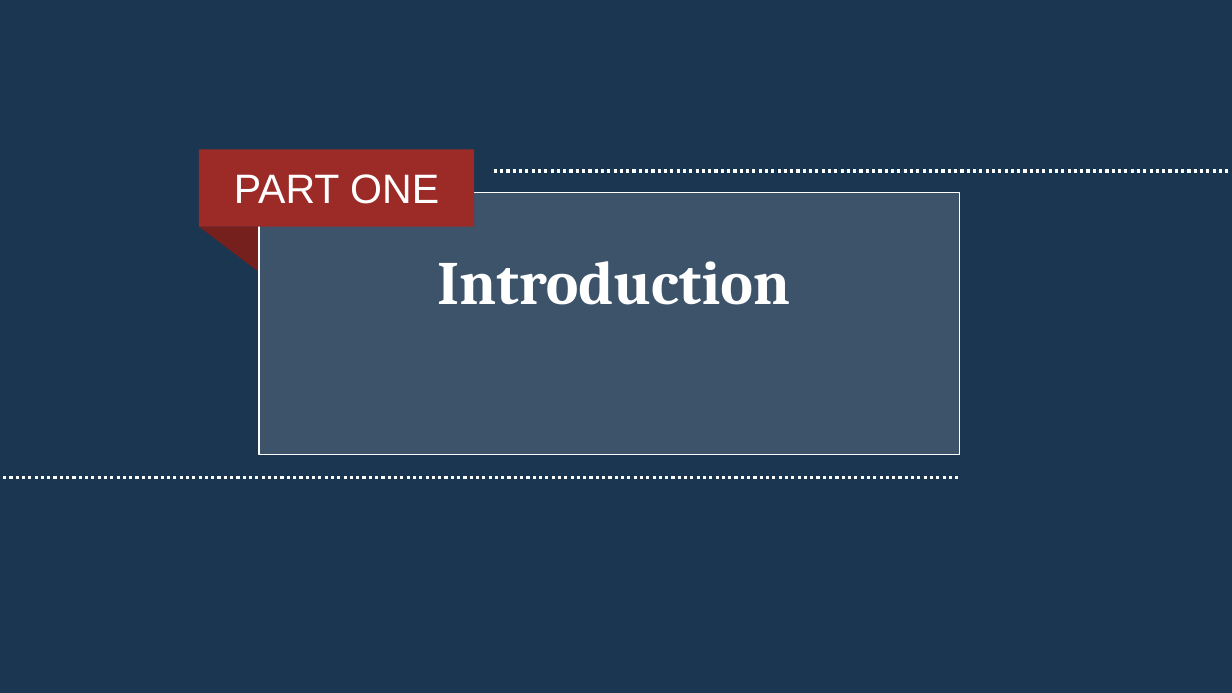
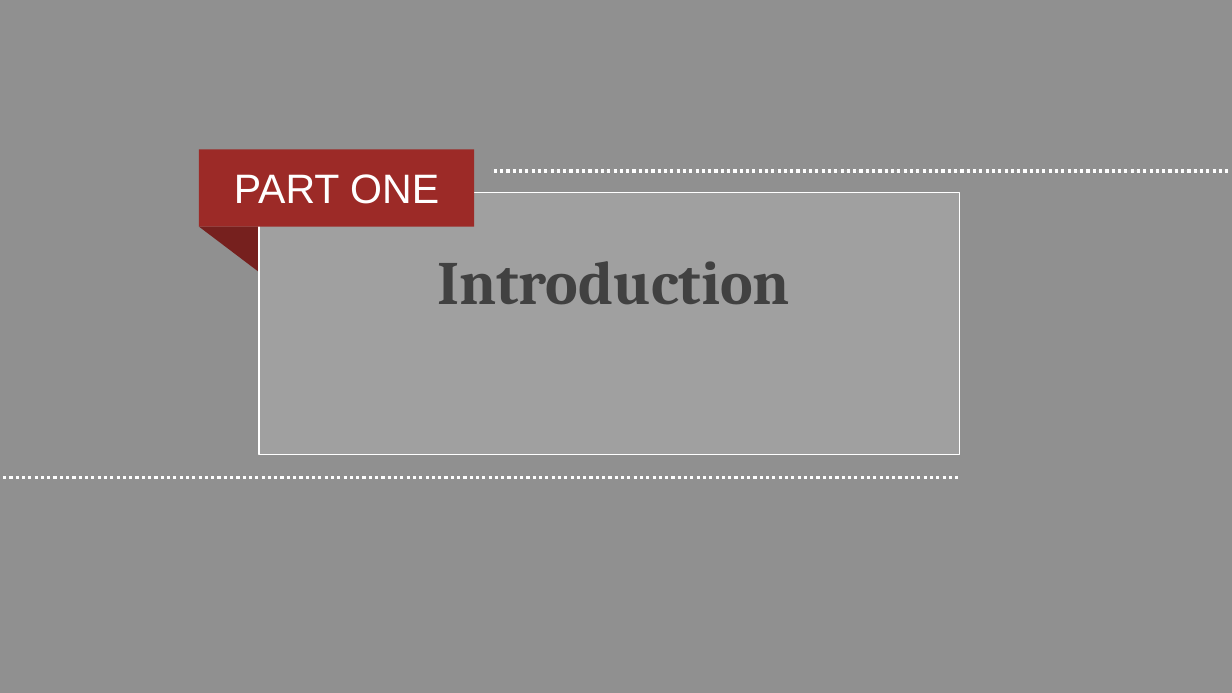
Before and after one commit to gkalidas/project_quiz_app, a slide deck: slide 3 of quizapp.pptx (slide 4 before the commit). Drawn at 1232x693 pixels with LibreOffice and Linux fonts; fonts in the diff are those of the drawing. Boxes give left, top, right and bottom in pixels: in the first picture for what was removed or moved away, otherwise in the second. Text is boxed around its words. In the diff, an @@ line names an element or a change of style, - is before the commit and + after.

```diff
--- a/quizapp.pptx
+++ b/quizapp.pptx
@@ background #1B3651 to #414141 at 58% opacity @@
@@ text "Introduction" at (x1=437, y1=261, x2=790, y2=304): text colour #FFFFFF to #414141 @@
```
Also in this commit, not shown: 6 other slides changed, 6 slides added, 2 slides removed.
